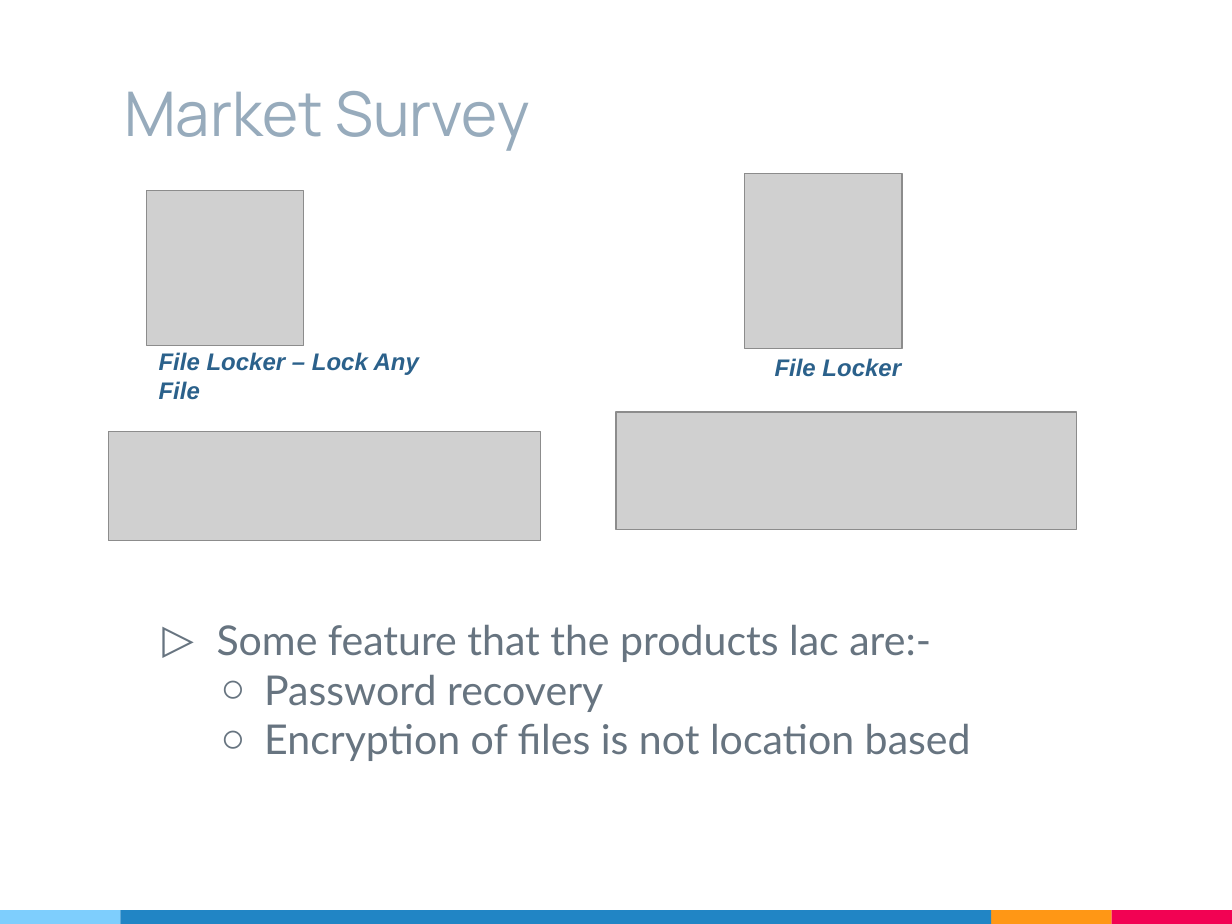
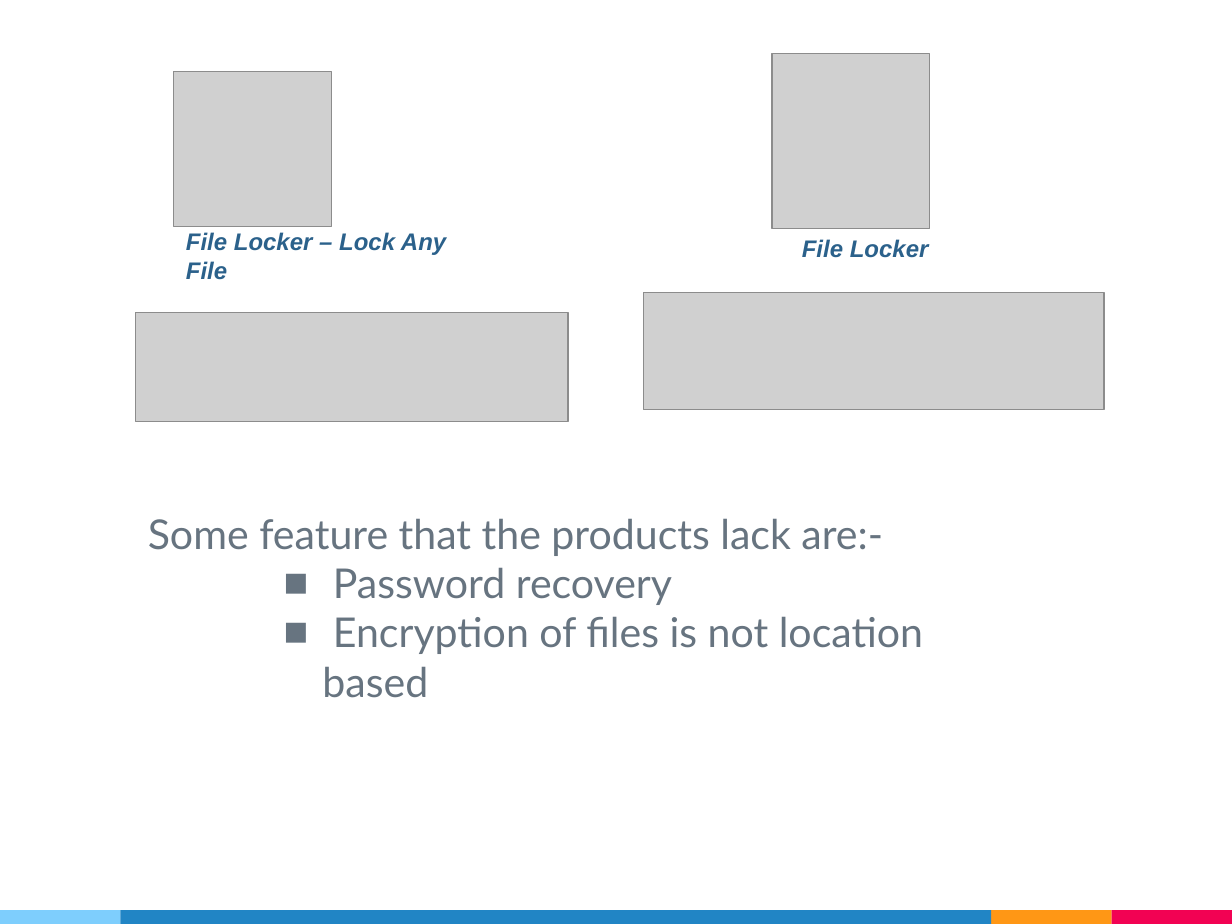
Before and after one commit to AbhiJay-K/LocADoc_App, a slide deck: slide 6 of FYP documentation/PresentationSlides.pptx (slide 4 before the commit). Drawn at 1232x924 pixels with LibreOffice and Linux fonts; fonts in the diff are those of the drawing; grey boxes stand for pictures. Boxes give left, top, right and bottom in pixels: in the first picture for what was removed or moved away, otherwise in the second. Text is boxed around its words. In the diff, an @@ line names an element or a change of style, - is before the commit and + after.

```diff
--- a/FYP documentation/PresentationSlides.pptx
+++ b/FYP documentation/PresentationSlides.pptx
@@ picture: place and size @@
-picture at <box>744,174,902,349</box>
+picture at <box>772,54,930,229</box>
@@ title removed at <box>124,91,530,151</box> @@
-Market Survey
@@ 2 pictures, 2 texts: place and size @@
-2 pictures, 2 texts at <box>147,191,1077,529</box>
+2 pictures, 2 texts at <box>174,71,1104,409</box>
@@ picture: place and size @@
-picture at <box>108,431,541,540</box>
+picture at <box>136,312,568,420</box>
@@ text "Some feature that the products ...": place and size @@
-text "Some feature that the products ..." at <box>217,624,971,761</box>
+text "Some feature that the products ..." at <box>148,518,923,654</box>
@@ text at <box>148,518,883,556</box>: text changed @@
-▷ Some feature that the products lac are:-
+Some feature that the products lack are:-
@@ text at <box>333,567,923,654</box>: bullet ○ to ■; list level 2 to 3 in "Password recovery"; list level 2 to 3 in "Encryption of files is not ..." @@
```
Also in this commit, not shown: 4 other slides changed, 11 slides added, 23 slides removed, 3 other files.
